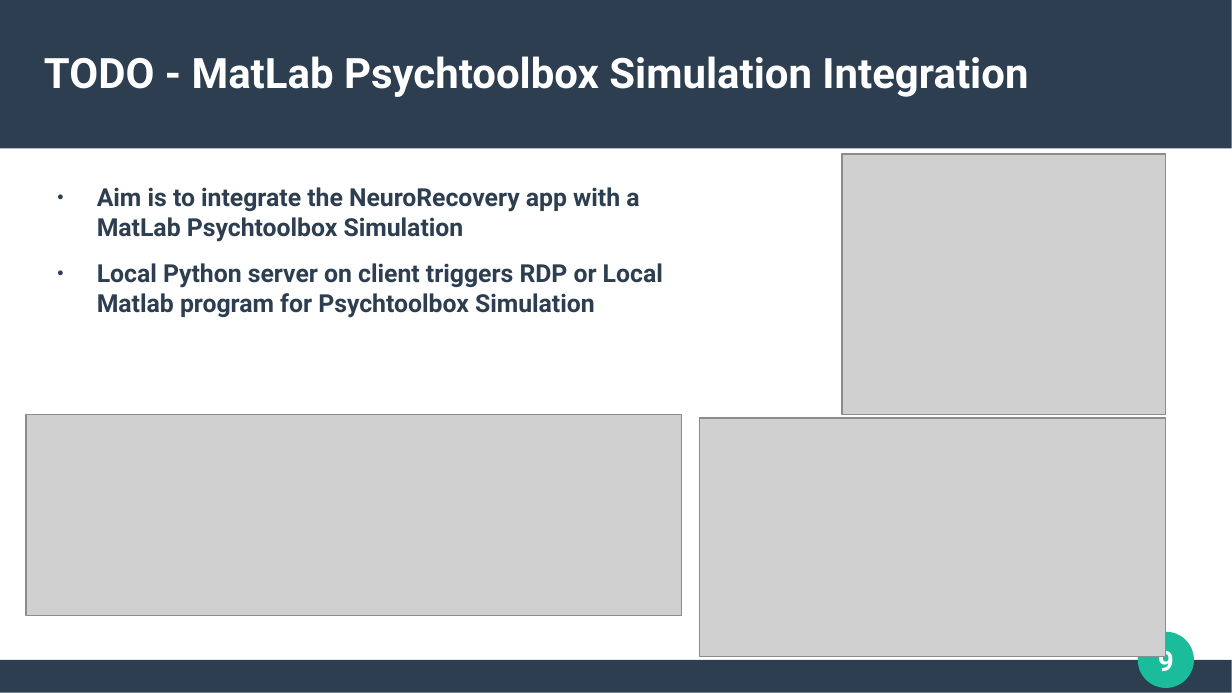
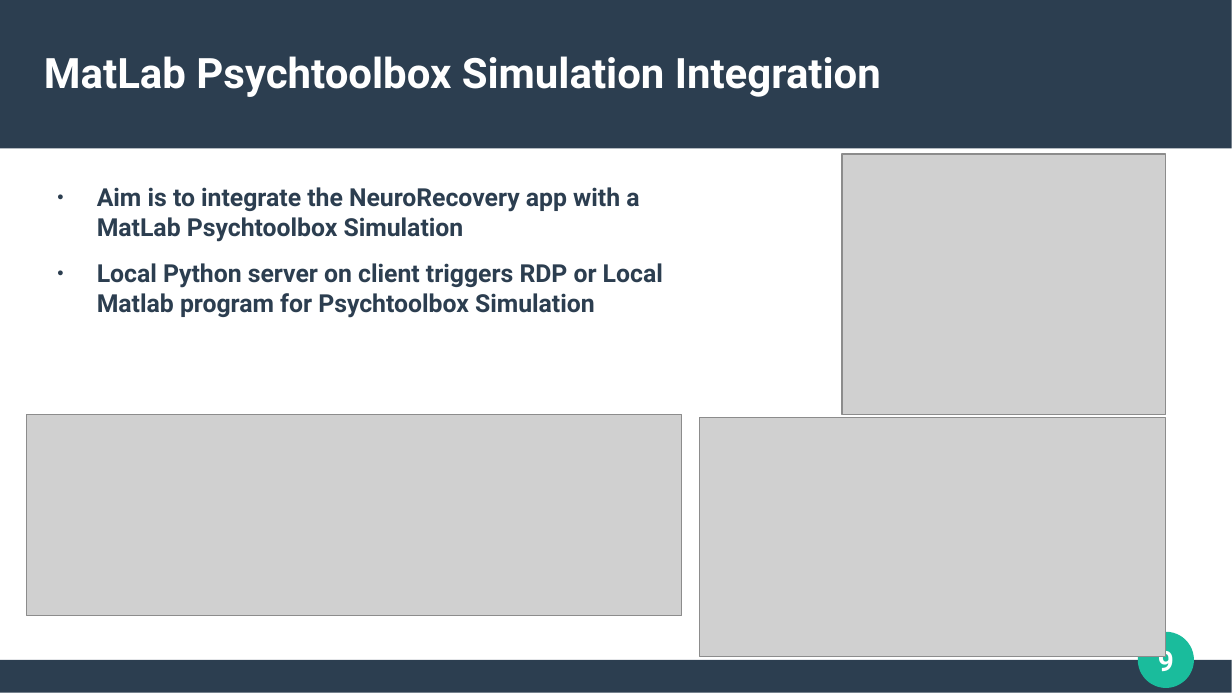
Before and after one commit to mark-ruddy/neurorecovery, a slide deck: slide 9 of report/neurorecovery_final_presentation.pptx. Drawn at 1232x693 pixels with LibreOffice and Linux fonts; fonts in the diff are those of the drawing; grey boxes stand for pictures. Boxes give left, top, right and bottom in pixels: in the first picture for what was removed or moved away, otherwise in the second. Text is boxed around its words. In the diff, an @@ line names an element or a change of style, - is before the commit and + after.

```diff
--- a/report/neurorecovery_final_presentation.pptx
+++ b/report/neurorecovery_final_presentation.pptx
@@ title at (x1=44, y1=56, x2=881, y2=97): text changed @@
-TODO - MatLab Psychtoolbox Simulation Integration
+MatLab Psychtoolbox Simulation Integration
```
Also in this commit, not shown: 2 other slides changed, 2 other files.
